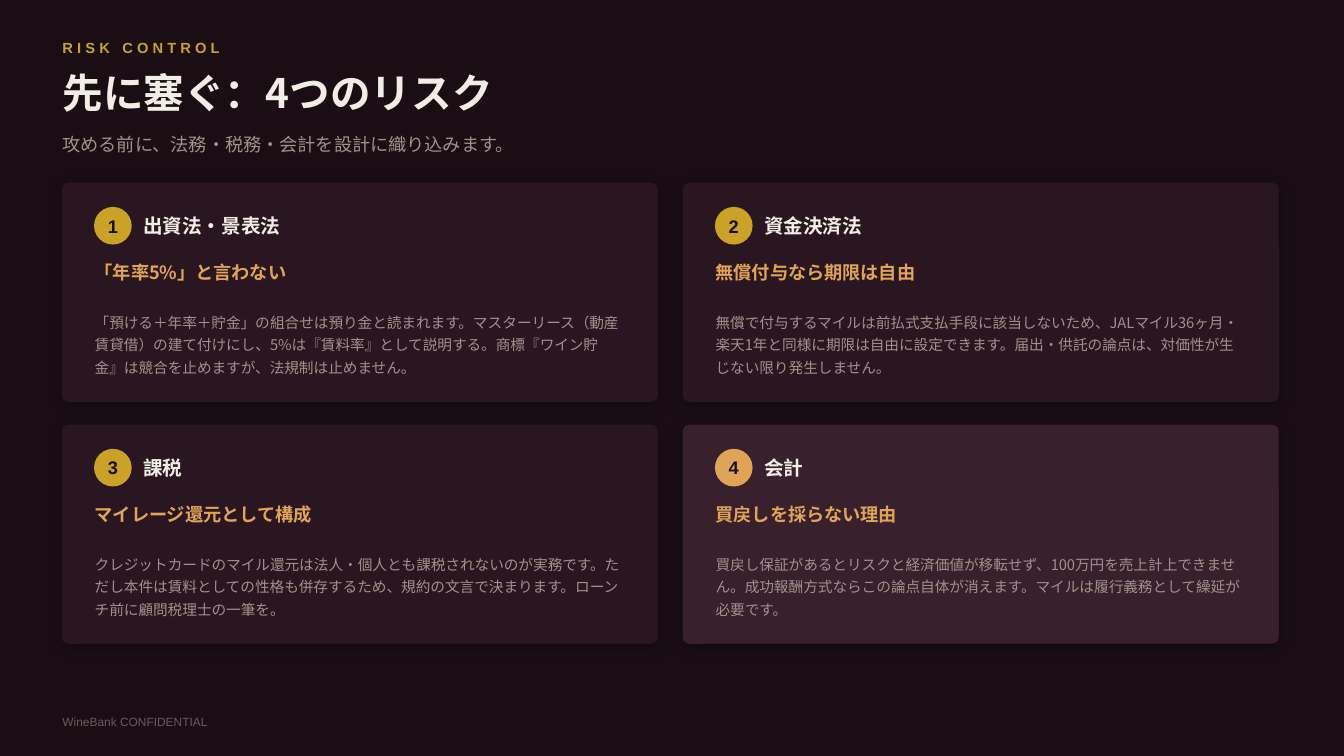
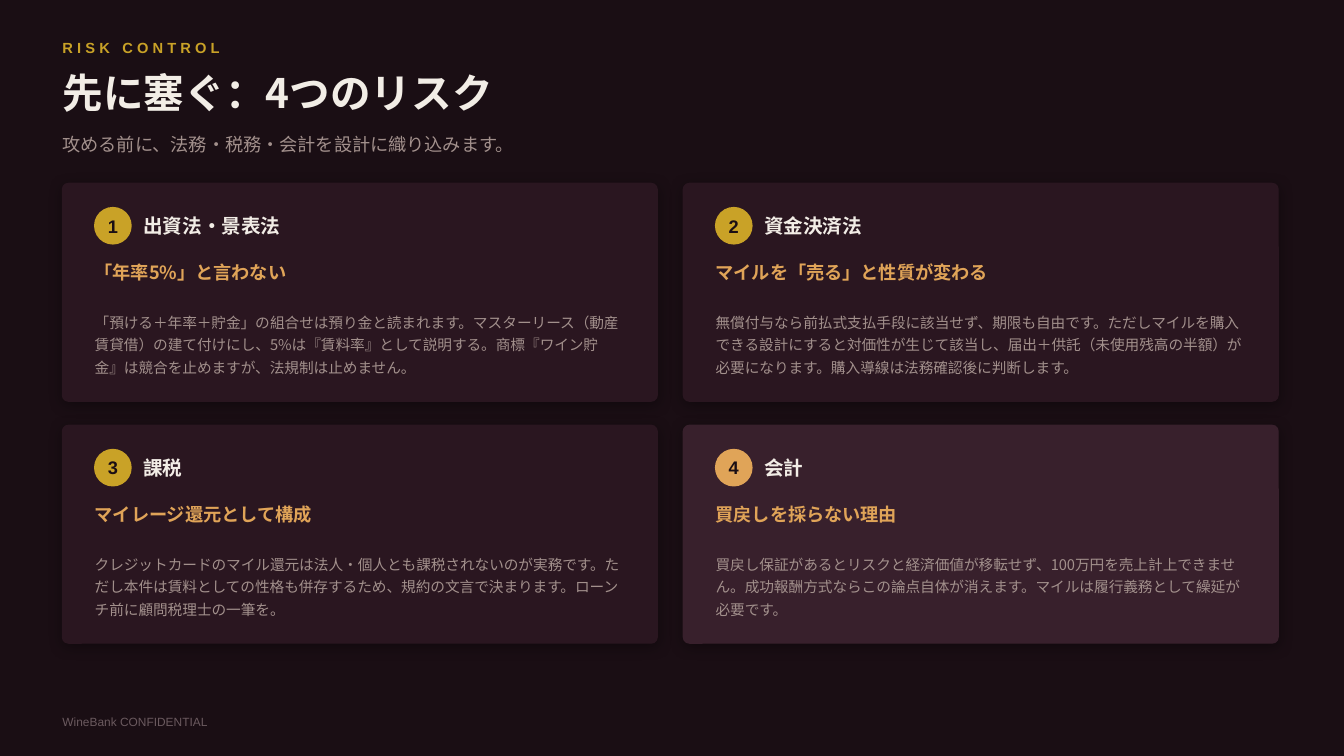
Before and after one commit to nakano-winebank/wine-auction, a slide deck: slide 23 of 提案資料/WineBank_ワインマイル経済圏構想.pptx (slide 21 before the commit). Drawn at 1344x756 pixels with LibreOffice and Linux fonts; fonts in the diff are those of the drawing. Boxes give left, top, right and bottom in pixels: in the first picture for what was removed or moved away, otherwise in the second. Text is boxed around its words. In the diff, an @@ line names an element or a change of style, - is before the commit and + after.

```diff
--- a/提案資料/WineBank_ワインマイル経済圏構想.pptx
+++ b/提案資料/WineBank_ワインマイル経済圏構想.pptx
@@ text at bbox=[716, 263, 988, 281]: text changed @@
-無償付与なら期限は自由
+マイルを「売る」と性質が変わる
@@ text at bbox=[716, 316, 1242, 374]: text changed @@
-無償で付与するマイルは前払式支払手段に該当しないため、JALマイル36ヶ月・楽天1年と同様に期限は自由に設定できます。届出・供託の論点は、対価性が生じない限り発生しません。
+無償付与なら前払式支払手段に該当せず、期限も自由です。ただしマイルを購入できる設計にすると対価性が生じて該当し、届出＋供託（未使用残高の半額）が必要になります。購入導線は法務確認後に判断します。
```
Also in this commit, not shown: 3 other slides changed, 2 slides added, 3 other files.
